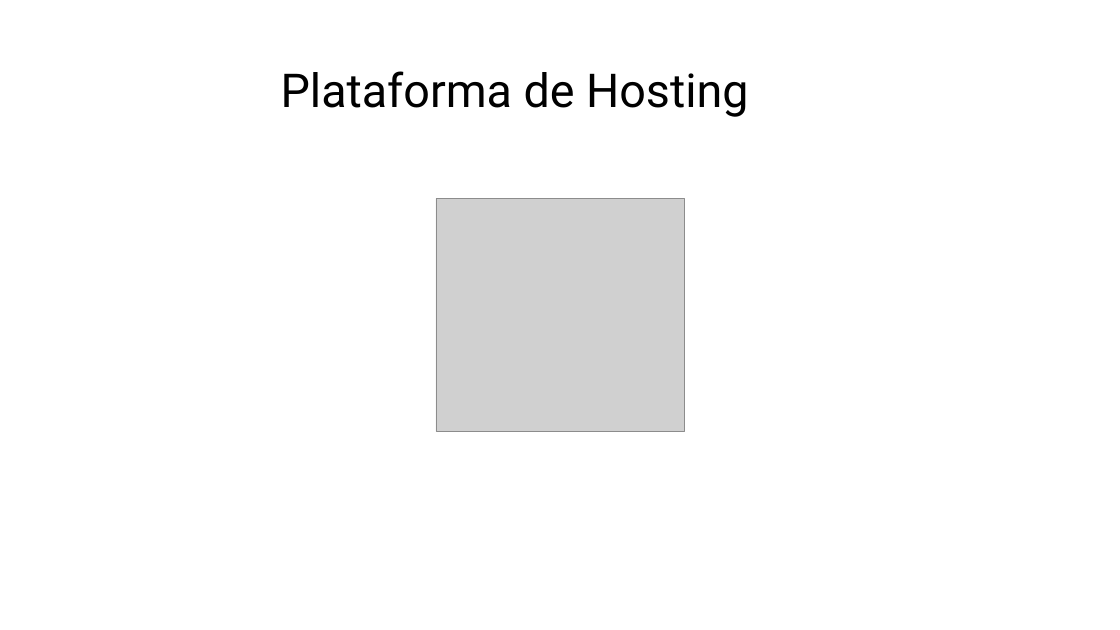
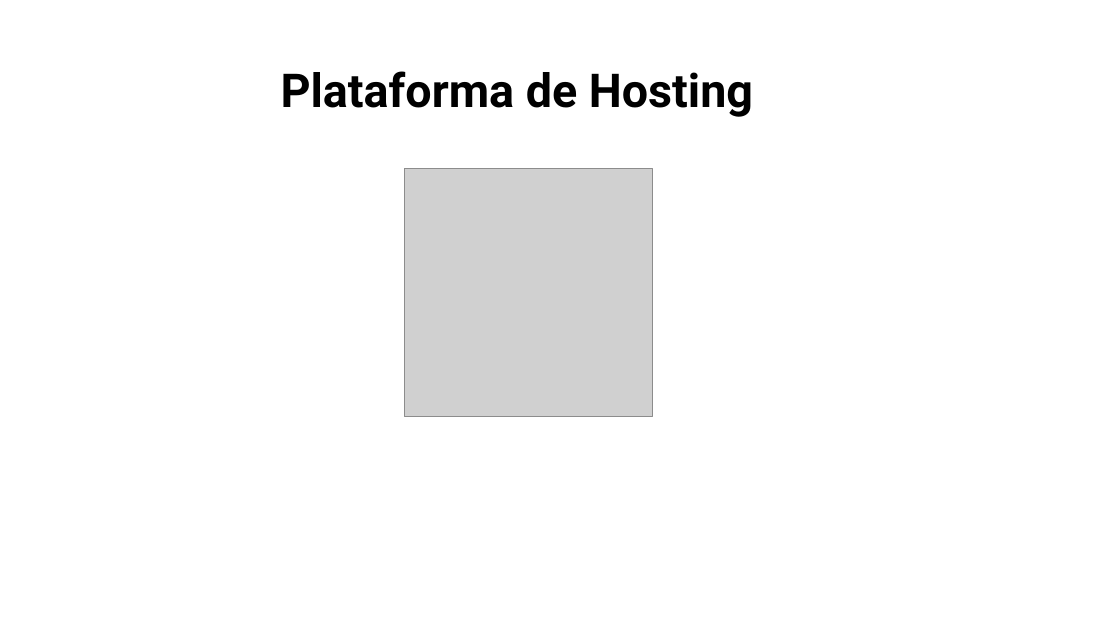
Before and after one commit to Ikvillaseca/capstoneADI, a slide deck: slide 7 of Fase 3/Evidencias Grupales/Presentación Final del proyecto (Español).pptx (slide 6 before the commit). Drawn at 1120x630 pixels with LibreOffice and Linux fonts; fonts in the diff are those of the drawing; grey boxes stand for pictures; background and template pictures are left out. Boxes give left, top, right and bottom in pixels: in the first picture for what was removed or moved away, otherwise in the second. Text is boxed around its words. In the diff, an @@ line names an element or a change of style, - is before the commit and + after.

```diff
--- a/Fase 3/Evidencias Grupales/Presentación Final del proyecto (Español).pptx
+++ b/Fase 3/Evidencias Grupales/Presentación Final del proyecto (Español).pptx
@@ text "Plataforma de Hosting" at [281, 71, 753, 117]: bold on @@
@@ picture: place and size @@
-picture at [436, 198, 684, 431]
+picture at [404, 169, 652, 417]
```
Also in this commit, not shown: 19 other slides changed, 15 slides added, 4 slides removed.
